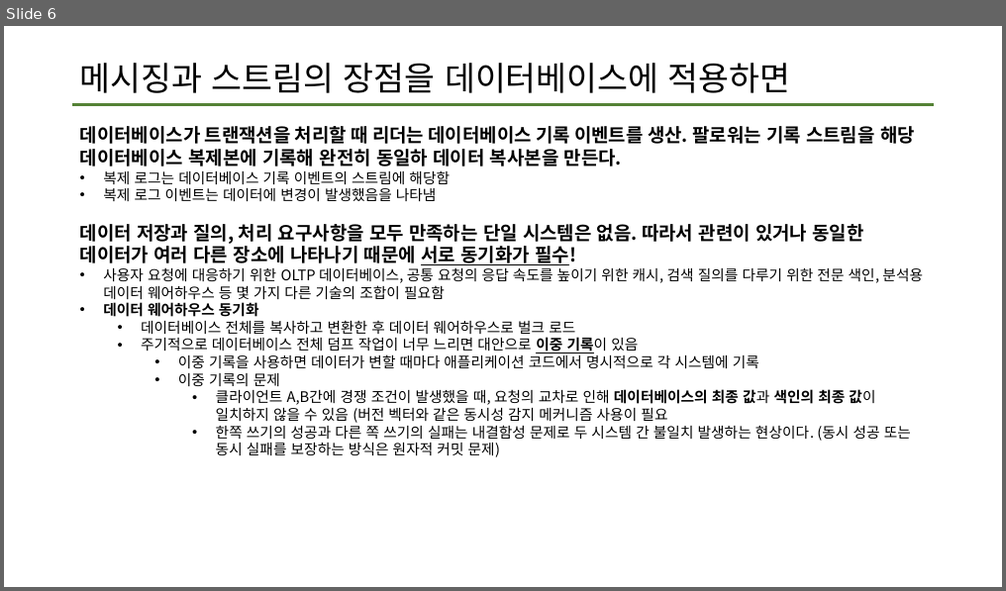
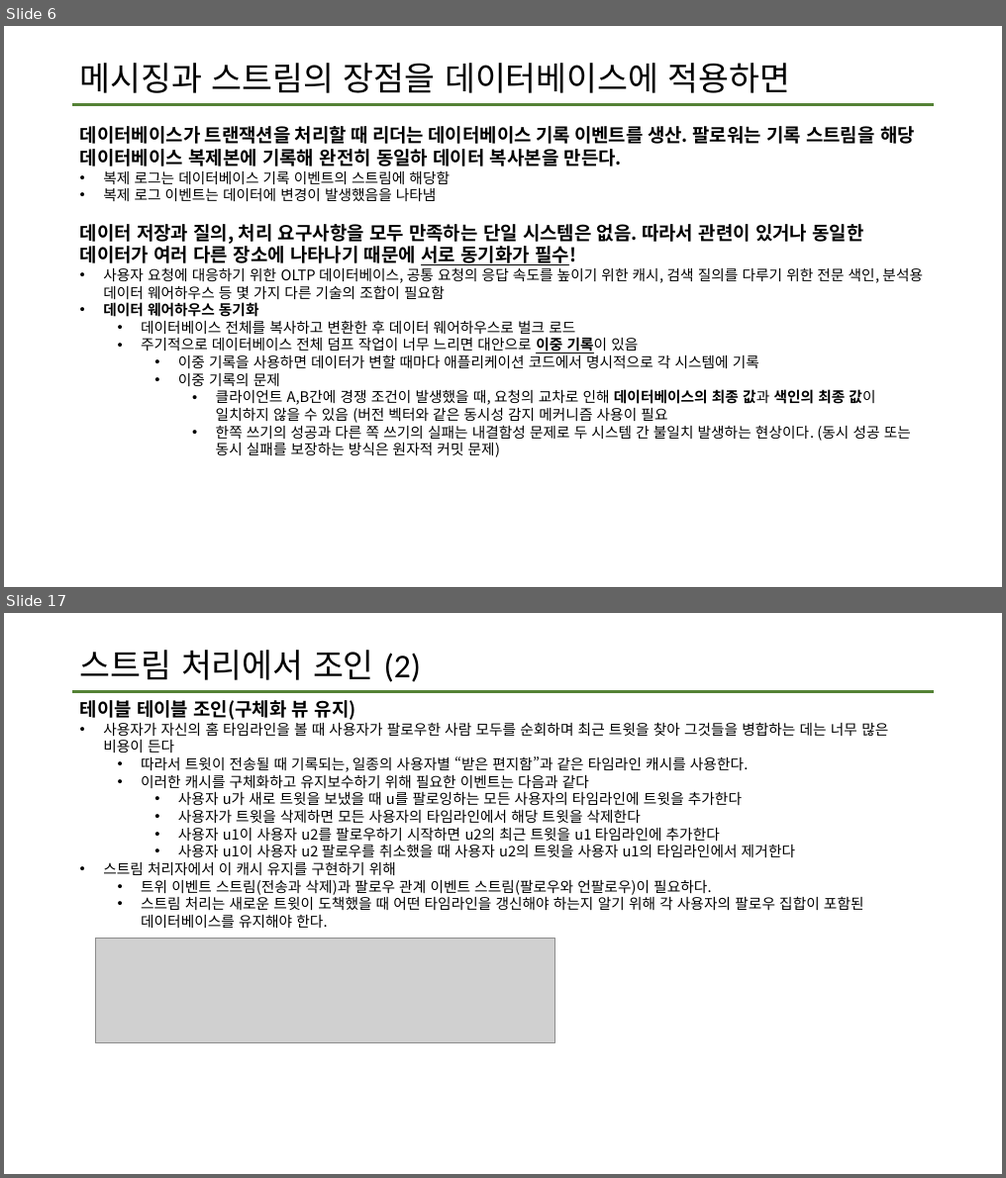
Before and after one commit to data-system-wiki/designing-data-intensive-applications, a slide deck: resources/chapter 11 summary.pptx. Shown one above the other, each under a label of ours: slide 6 before the commit, slides 6 and 17 after it; the slides between them are not shown. The pictures are 1006x591 and 1006x1178 pixels, drawn with LibreOffice and Linux fonts; fonts in the diff are those of the drawing; grey boxes stand for pictures. Boxes give left, top, right and bottom in pixels: in the first picture for what was removed or moved away, otherwise in the second. Text is boxed around its words. In the diff, an @@ line names an element or a change of style, - is before the commit and + after.

Commit message:
11장 마지막 업데이트
스트림처리에서 내결함성 문제를 해결하는 방법까지

```diff
--- a/resources/chapter 11 summary.pptx
+++ b/resources/chapter 11 summary.pptx
@@ slide 17 added at (4, 613, 1002, 1174), background #FFFFFF; not listed: 1 template element that a slide beside it also shows @@
@@ title added at (80, 650, 421, 682), 32 pt, text #000000 @@
+스트림 처리에서 조인 (2)
@@ text added at (80, 700, 888, 928), 14 pt, text #000000 @@
+테이블 테이블 조인(구체화 뷰 유지)
+• 사용자가 자신의 홈 타임라인을 볼 때 사용자가 팔로우한 사람 모두를 순회하며 최근 트윗을 찾아 그것들을 병합하는 데는 너무 많은 비용이 든다
+  • 따라서 트윗이 전송될 때 기록되는, 일종의 사용자별 “받은 편지함”과 같은 타임라인 캐시를 사용한다.
+  • 이러한 캐시를 구체화하고 유지보수하기 위해 필요한 이벤트는 다음과 같다
+    • 사용자 u가 새로 트윗을 보냈을 때 u를 팔로잉하는 모든 사용자의 타임라인에 트윗을 추가한다
+    • 사용자가 트윗을 삭제하면 모든 사용자의 타임라인에서 해당 트윗을 삭제한다
+    • 사용자 u1이 사용자 u2를 팔로우하기 시작하면 u2의 최근 트윗을 u1 타임라인에 추가한다
+    • 사용자 u1이 사용자 u2 팔로우를 취소했을 때 사용자 u2의 트윗을 사용자 u1의 타임라인에서 제거한다
+• 스트림 처리자에서 이 캐시 유지를 구현하기 위해
+  • 트위 이벤트 스트림(전송과 삭제)과 팔로우 관계 이벤트 스트림(팔로우와 언팔로우)이 필요하다.
+  • 스트림 처리는 새로운 트윗이 도책했을 때 어떤 타임라인을 갱신해야 하는지 알기 위해 각 사용자의 팔로우 집합이 포함된 데이터베이스를 유지해야 한다.
@@ picture added at (95, 939, 555, 1044) @@
```
Also in this commit, not shown: 2 slides changed, 11 other slides added.
